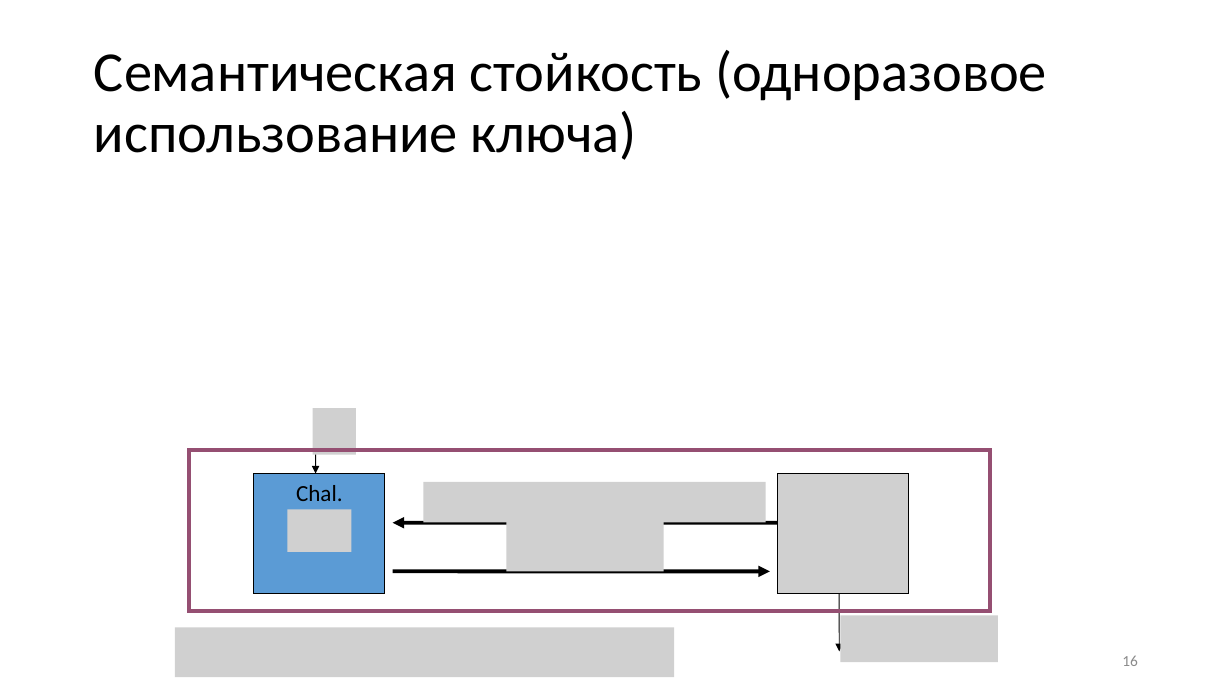
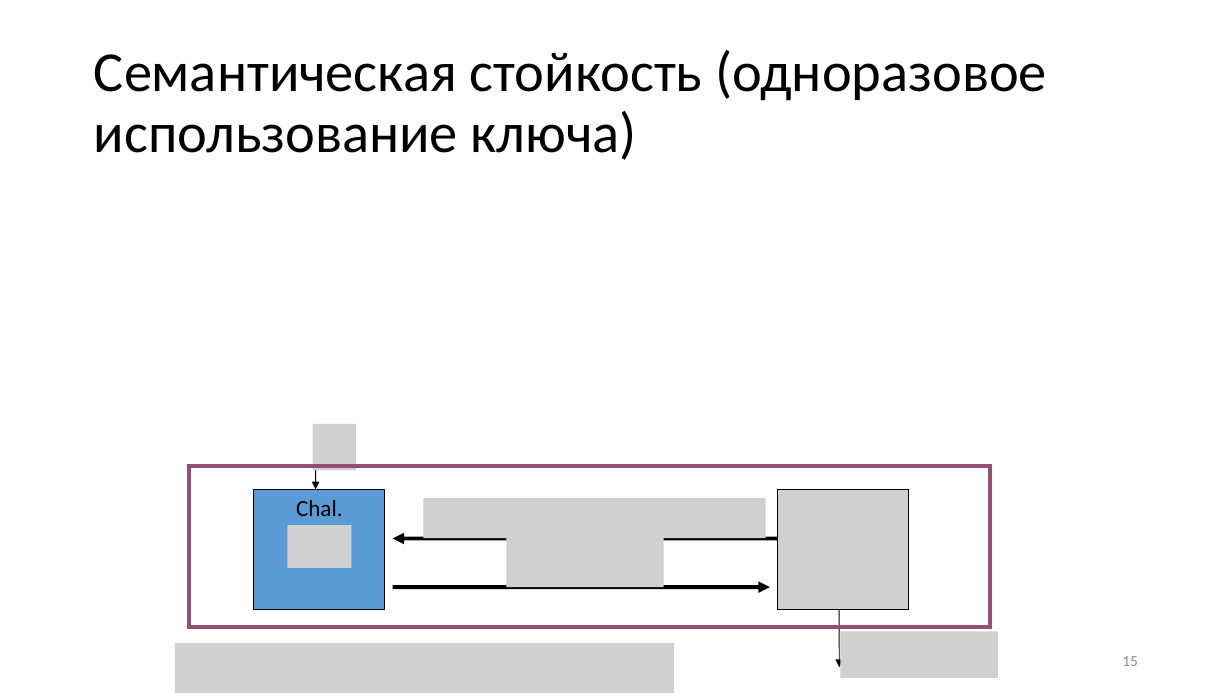
Before and after one commit to CryptoCourse/CryptoLectures, a slide deck: slide 15 of Lectures/Lecture1-b.pptx (slide 16 before the commit). Drawn at 1232x693 pixels with LibreOffice and Linux fonts; fonts in the diff are those of the drawing; grey boxes stand for pictures. Boxes give left, top, right and bottom in pixels: in the first picture for what was removed or moved away, otherwise in the second. Text is boxed around its words. In the diff, an @@ line names an element or a change of style, - is before the commit and + after.

```diff
--- a/Lectures/Lecture1-b.pptx
+++ b/Lectures/Lecture1-b.pptx
@@ 7 pictures, 4 arrows, 2 rectangles: place and size @@
-7 pictures, 4 arrows, 2 rectangles at (175, 409, 998, 677)
+7 pictures, 4 arrows, 2 rectangles at (175, 424, 998, 693)
@@ page number at (1122, 656, 1138, 666): text changed @@
-16
+15
```
Also in this commit, not shown: 10 other slides changed, 1 other file.
